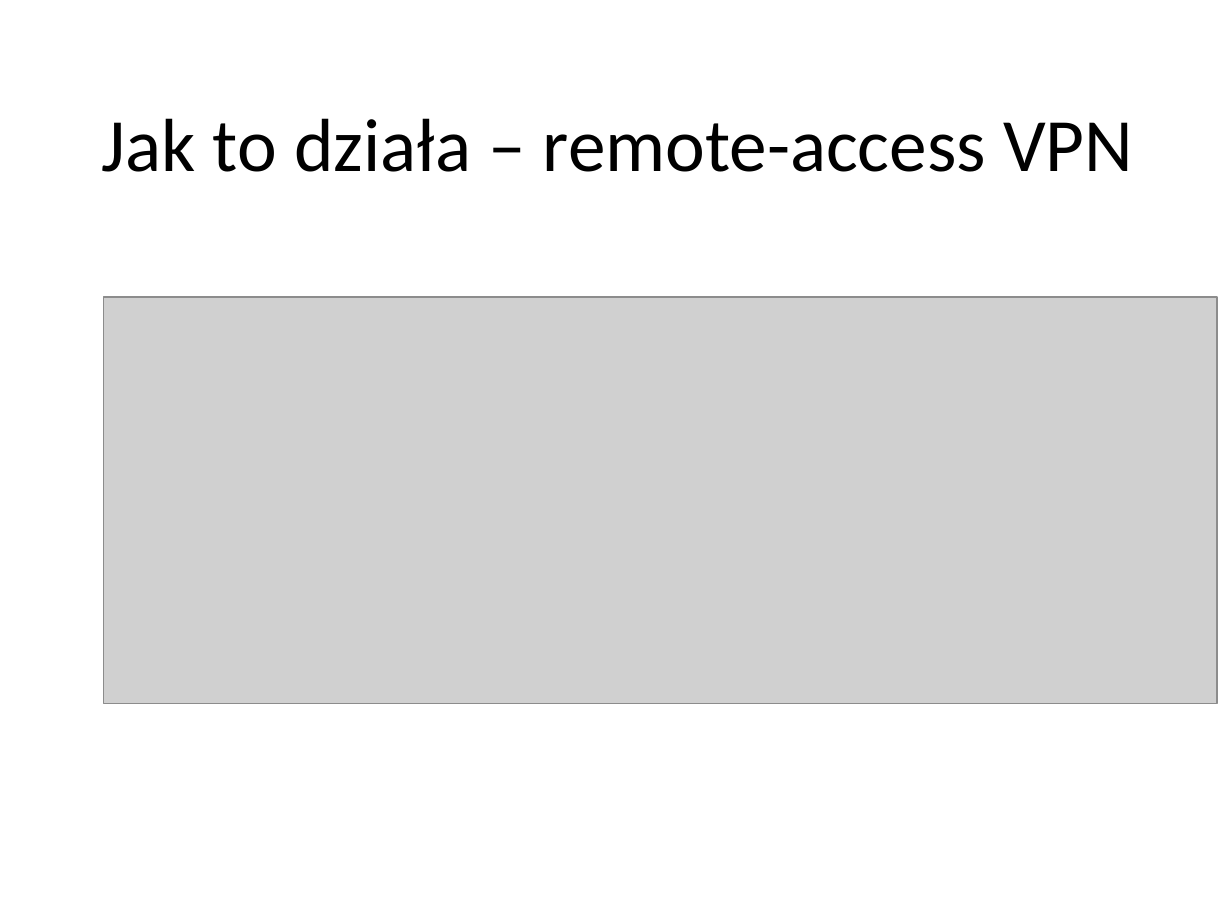
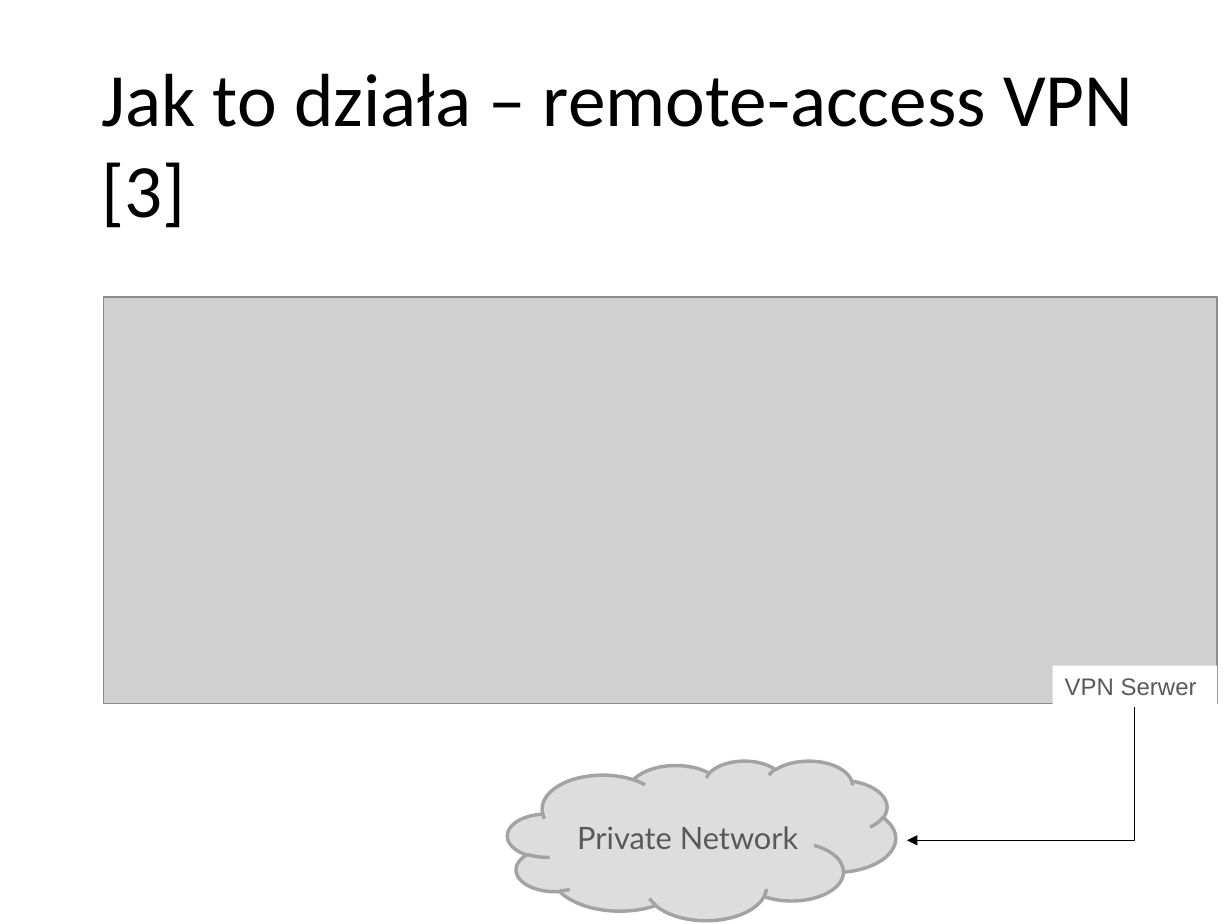
Before and after one commit to pwr227078/Reports, a slide deck: slide 5 of VPN/VPN.pptx (slide 4 before the commit). Drawn at 1232x924 pixels with LibreOffice and Linux fonts; fonts in the diff are those of the drawing; grey boxes stand for pictures; background and template pictures are left out. Boxes give left, top, right and bottom in pixels: in the first picture for what was removed or moved away, otherwise in the second. Text is boxed around its words. In the diff, an @@ line names an element or a change of style, - is before the commit and + after.

```diff
--- a/VPN/VPN.pptx
+++ b/VPN/VPN.pptx
@@ text at [102, 73, 1133, 228]: text changed @@
-Jak to działa – remote-access VPN
+Jak to działa – remote-access VPN [3]
@@ rectangle added at [1052, 665, 1217, 707], fill #FFFFFF, 14 pt, text #595959 @@
+VPN Serwer
@@ elbow arrow added from (1135, 707) to (907, 840), #000000 0.75 pt @@
@@ thought cloud added at [508, 760, 896, 920], fill #DDDDDD, outline #A3A3A3 2 pt, 18 pt, text #595959 @@
+Private Network
```
Also in this commit, not shown: 7 other slides changed, 2 slides added, 2 other files.
